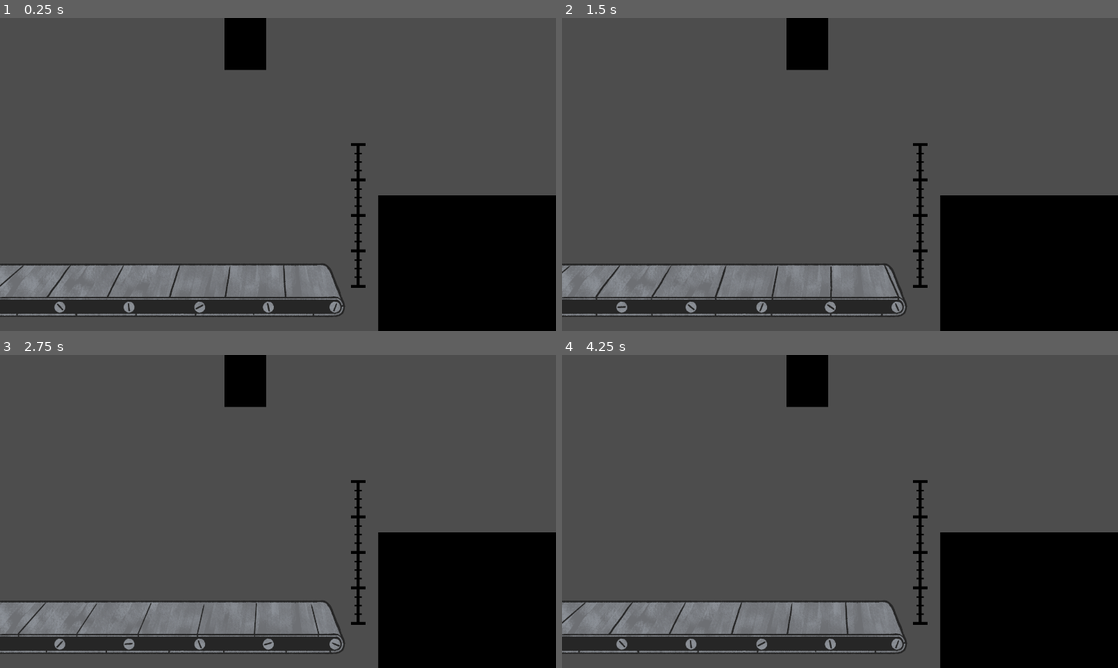
Above: before the commit, frames 1-4 (two rows, left to right).
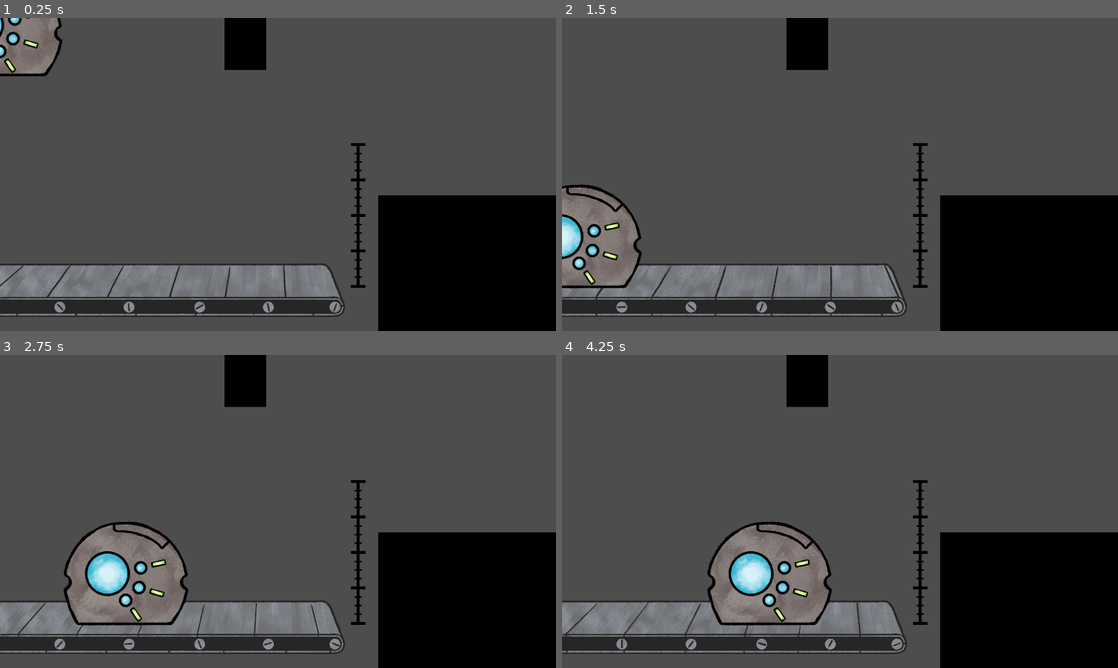
Above: after the commit, the same moments.

Repository: saadjiqbal/tip-the-scales
Game: Godot game, scene res://scenes/game.tscn
Two runs of this game, one before a commit and one after it. Both use one fixed random seed, a clock stepped at 60 frames per second and the inputs below. The project has no main scene, so this scene is started directly.
Inputs (mouse positions are in pixels of both pictures, inside the frame that each line leads up to):
- Up to frame 1 (0.25 s): no input
- Up to frame 2 (1.5 s): tap Enter (ui_accept) at 0.5, 0.77 s; move the mouse to (962, 158) at 0.52 s; press the mouse at (962, 158) at 0.53 s; right-click (962, 158) at 0.8 s; move the mouse to (728, 190) at 1.27 s; release the mouse at (728, 190) at 1.28 s; right-click (728, 190) at 1.35 s
- Up to frame 3 (2.75 s): tap Enter (ui_accept) at 1.52 s; click (166, 527) at 1.55 s; move the mouse to (333, 442) at 2.02 s; press the mouse at (333, 442) at 2.03 s; right-click (333, 442) at 2.3 s
- Up to frame 4 (4.25 s): move the mouse to (812, 574) at 2.77 s; release the mouse at (812, 574) at 2.78 s; right-click (812, 574) at 2.85 s; tap Enter (ui_accept) at 3.02, 3.77 s; click (812, 574) at 3.05 s; move the mouse to (1006, 558) at 3.52 s; press the mouse at (1006, 558) at 3.53 s; right-click (1006, 558) at 3.8 s

The runs differ from the first frame. In frame 1, 1.9% of the frame differs, in the area x 0-12%, y 0-19%; in frame 2, 3.6%; in frame 3, 5.4%; in frame 4, 5.8%, in the area x 0-62%, y 53-96%.

Commit message:
Created an object spawner

Diff:
--- /dev/null
+++ b/icon.svg
@@ -0,0 +1 @@
+<svg xmlns="http://www.w3.org/2000/svg" width="128" height="128"><rect width="124" height="124" x="2" y="2" fill="#363d52" stroke="#212532" stroke-width="4" rx="14"/><g fill="#fff" transform="translate(12.322 12.322)scale(.101)"><path d="M105 673v33q407 354 814 0v-33z"/><path fill="#478cbf" d="m105 673 152 14q12 1 15 14l4 67 132 10 8-61q2-11 15-15h162q13 4 15 15l8 61 132-10 4-67q3-13 15-14l152-14V427q30-39 56-81-35-59-83-108-43 20-82 47-40-37-88-64 7-51 8-102-59-28-123-42-26 43-46 89-49-7-98 0-20-46-46-89-64 14-123 42 1 51 8 102-48 27-88 64-39-27-82-47-48 49-83 108 26 42 56 81zm0 33v39c0 276 813 276 814 0v-39l-134 12-5 69q-2 10-14 13l-162 11q-12 0-16-11l-10-65H446l-10 65q-4 11-16 11l-162-11q-12-3-14-13l-5-69z"/><path d="M483 600c0 34 58 34 58 0v-86c0-34-58-34-58 0z"/><circle cx="725" cy="526" r="90"/><circle cx="299" cy="526" r="90"/></g><g fill="#414042" transform="translate(12.322 12.322)scale(.101)"><circle cx="307" cy="532" r="60"/><circle cx="717" cy="532" r="60"/></g></svg>
--- a/scenes/ObjectSpawner.tscn
+++ /dev/null
@@ -1,10 +0,0 @@
-[gd_scene load_steps=2 format=3 uid="uid://iqxos2m212q1"]
-
-[ext_resource type="Script" path="res://scenes/object_spawner.gd" id="1_o66ed"]
-
-[node name="ObjectSpawner" type="Node2D"]
-script = ExtResource("1_o66ed")
-
-[node name="RayCast2D" type="RayCast2D" parent="."]
-position = Vector2(800, 0)
-scale = Vector2(5, 7)
--- a/scenes/game.tscn
+++ b/scenes/game.tscn
@@ -7,7 +7,6 @@
 [ext_resource type="PackedScene" uid="uid://cmqhipa1dja3t" path="res://scenes/scanner.tscn" id="5_t77b4"]
 [ext_resource type="PackedScene" uid="uid://l5sgoluep11v" path="res://scenes/teleporter.tscn" id="7_x186n"]
 [ext_resource type="AudioStream" uid="uid://bp85jp075xji8" path="res://Audio/Music/S06_E06_GMTK_2024.mp3" id="8_8ehep"]
-[ext_resource type="PackedScene" uid="uid://iqxos2m212q1" path="res://scenes/ObjectSpawner.tscn" id="9_ckpqg"]
 
 [node name="Game" type="Node2D"]
 script = ExtResource("1_nx7mq")
@@ -32,5 +31,6 @@
 [node name="AudioStreamPlayer" type="AudioStreamPlayer" parent="."]
 stream = ExtResource("8_8ehep")
 
-[node name="ObjectSpawner" parent="." instance=ExtResource("9_ckpqg")]
-position = Vector2(234, 433)
+[node name="RayCast2D" type="RayCast2D" parent="."]
+position = Vector2(800, 0)
+scale = Vector2(5, 7)
--- a/scenes/object_spawner.gd
+++ /dev/null
@@ -1,35 +0,0 @@
-extends Node2D
-
-
-var core_0 = preload("res://scenes/objects/core_0.tscn")
-var arm_0 = preload("res://scenes/objects/arm_0.tscn")
-var antenna_0 = preload("res://scenes/objects/antenna_0.tscn")
-var thruster_0 = preload("res://scenes/objects/thruster_0.tscn")
-
-var needs_parts : bool
-
-var robot_01_level : bool = true
-
-var robot_01_parts : Array = [core_0, arm_0, arm_0, antenna_0, thruster_0]
-var part_number : int = 0
-
-# Called when the node enters the scene tree for the first time.
-func _ready() -> void:
-	needs_parts = true
-
-# Called every frame. 'delta' is the elapsed time since the previous frame.
-func _process(delta: float) -> void:
-	var get_part = robot_01_parts[part_number]
-
-	if robot_01_level == true && part_number == 0:
-		get_part.instantiate()
-		print(get_part)
-		part_number += 1
-
-
-	if $RayCast2D.is_colliding() and needs_parts:
-		get_part.instantiate()
-		part_number += 1
-
-	if part_number > robot_01_parts.size():
-		needs_parts = false
--- /dev/null
+++ b/scenes/object_spawner.tscn
@@ -0,0 +1,7 @@
+[gd_scene format=3 uid="uid://yohsb3xxbqlw"]
+
+[node name="ObjectSpawner" type="Node2D"]
+
+[node name="RayCast2D" type="RayCast2D" parent="."]
+position = Vector2(800, 0)
+scale = Vector2(5, 7)
--- a/scenes/objects/apple.gd
+++ /dev/null
@@ -1,11 +0,0 @@
-extends AnimatableBody2D
-
-
-# Called when the node enters the scene tree for the first time.
-func _ready() -> void:
-	pass # Replace with function body.
-
-
-# Called every frame. 'delta' is the elapsed time since the previous frame.
-func _process(delta: float) -> void:
-	pass
--- a/scenes/objects/core_0.tscn
+++ b/scenes/objects/core_0.tscn
@@ -4,28 +4,28 @@
 [ext_resource type="Texture2D" uid="uid://dd6jiq85g6k47" path="res://sprites/parts/core_0.png" id="2_10ayl"]
 [ext_resource type="AudioStream" uid="uid://f1tduffby4tp" path="res://Audio/SFX/SFX_Ratchet.wav" id="3_subvo"]
 
-[sub_resource type="RectangleShape2D" id="RectangleShape2D_fkdjl"]
-size = Vector2(244, 69)
+[sub_resource type="RectangleShape2D" id="RectangleShape2D_xr6rg"]
+size = Vector2(370, 355)
 
-[sub_resource type="RectangleShape2D" id="RectangleShape2D_jn520"]
-size = Vector2(243, 69)
+[sub_resource type="CapsuleShape2D" id="CapsuleShape2D_6c7cp"]
+radius = 180.925
+height = 361.85
 
 [node name="core_0" type="RigidBody2D"]
-visible = false
 script = ExtResource("1_trlnb")
 
 [node name="Sprite2D" type="Sprite2D" parent="."]
 texture = ExtResource("2_10ayl")
 
 [node name="CollisionShape2D" type="CollisionShape2D" parent="."]
-position = Vector2(0, -2)
-shape = SubResource("RectangleShape2D_fkdjl")
+position = Vector2(1, -1.5)
+shape = SubResource("RectangleShape2D_xr6rg")
 
 [node name="Area2D" type="Area2D" parent="."]
 
 [node name="CollisionShape2D" type="CollisionShape2D" parent="Area2D"]
 position = Vector2(0, -2)
-shape = SubResource("RectangleShape2D_jn520")
+shape = SubResource("CapsuleShape2D_6c7cp")
 
 [node name="AudioStreamPlayer" type="AudioStreamPlayer" parent="."]
 stream = ExtResource("3_subvo")
--- a/scripts/conveyor_belt.gd
+++ b/scripts/conveyor_belt.gd
@@ -1,27 +1,31 @@
 extends AnimatedSprite2D
 
+@onready var audio_stream_player = $AudioStreamPlayer
 @onready var belt_collision: StaticBody2D = $BeltCollision
-@onready var anim_player: AnimationPlayer = null
+@onready var object_detector = $ObjectDetector
 
-var rolling: bool = true
+var part_under_teleporter: bool = false
+
 var speed: int = 300
 
 func _physics_process(delta: float) -> void:
 	detect_object(delta)
 
 func detect_object(delta):
-	if $ObjectDetector.is_colliding():
+	if object_detector.is_colliding():
+		part_under_teleporter = true
 		self.stop()
-		rolling = false
-		if $AudioStreamPlayer.playing == true:
-			$AudioStreamPlayer.playing = false
-	else:
+
+		if audio_stream_player.playing:
+			audio_stream_player.playing = false
+
+	if !part_under_teleporter:
 		self.play("roll")
-		rolling = true
-		belt_collision.position.x += (speed * delta)
-		if $AudioStreamPlayer.playing == false:
-			$AudioStreamPlayer.playing = true
+		belt_collision.position.x += speed * delta
 
-	#Resets the belt colosion box back to its original position
+		if !audio_stream_player.playing:
+			audio_stream_player.playing = true
+
+	# Resets the belt colosion box back to its original position
 	if belt_collision.position.x >= 1193.0:
 		belt_collision.position.x = 0.0
--- a/scripts/game.gd
+++ b/scripts/game.gd
@@ -1,7 +1,38 @@
 extends Node2D
 
+# VARIABLES
+
+var core_0 = preload("res://scenes/objects/core_0.tscn")
+var arm_0 = preload("res://scenes/objects/arm_0.tscn")
+var antenna_0 = preload("res://scenes/objects/antenna_0.tscn")
+var thruster_0 = preload("res://scenes/objects/thruster_0.tscn")
+
+var robot_01_parts = [core_0, arm_0, arm_0, antenna_0, thruster_0]
+
+var needs_parts : bool
+var robot_01_level : bool = true
+
+var part_number : int = 0
+
+# Called when the node enters the scene tree for the first time.
 func _ready() -> void:
 	$AudioStreamPlayer.play()
+	needs_parts = true
 
-func _physics_process(delta) -> void:
-	pass
+# Called every frame. 'delta' is the elapsed time since the previous frame.
+func _process(_delta) -> void:
+	spawn_part()
+	check_part_number()
+
+func spawn_part() -> void:
+	if robot_01_level and part_number == 0:
+		add_child(robot_01_parts[part_number].instantiate())
+
+	if $RayCast2D.is_colliding() and needs_parts:
+		add_child(robot_01_parts[part_number].instantiate())
+
+	part_number += 1
+
+func check_part_number() -> void:
+	if part_number >= robot_01_parts.size():
+		needs_parts = false
--- a/scripts/object_resize.gd
+++ b/scripts/object_resize.gd
@@ -1,15 +1,18 @@
 extends RigidBody2D
+
+# VARIABLES
 
 var scale_object_up : bool = false
 var scale_object_down : bool = false
 var mouse_in_object : bool = false
 
+var physics_collision_shape : CollisionShape2D
+var collision_shape2d : CollisionShape2D
+
+var sprite_2d : Sprite2D
+
 var current_mouse_pos : Vector2
 var new_mouse_pos : Vector2
-
-var collision_shape2d : CollisionShape2D
-var sprite_2d : Sprite2D
-var physics_collision_shape : CollisionShape2D
 
 func _ready() -> void:
 	pass
@@ -17,26 +20,28 @@
 func _physics_process(delta) -> void:
 	scale_object(delta)
 
-func scale_object(delta):
-	#Left click to scale up, right click to scale down
+func scale_object(delta) -> void:
+	# Left click to scale up, right click to scale down
 
 	# This will break if we give these nodes a different name
 	collision_shape2d = get_node("Area2D/CollisionShape2D")
 	sprite_2d = get_node("Sprite2D")
 	physics_collision_shape = get_node("CollisionShape2D")
 
-	#Left click to scale up the object
+	# Left click to scale up the object
 	if Input.is_action_pressed("LeftClick") && mouse_in_object:
 		if sprite_2d.scale.x <= 1.5:
 			scale_object_up = true
 		else:
 			scale_object_up = false
-		if $AudioStreamPlayer.playing == false:
+
+		if !$AudioStreamPlayer.playing:
 			$AudioStreamPlayer.playing = true
 
 	if Input.is_action_just_released("LeftClick"):
 		scale_object_up = false
-		if $AudioStreamPlayer.playing == true:
+
+		if $AudioStreamPlayer.playing:
 			$AudioStreamPlayer.playing = false
 
 	if scale_object_up:
@@ -49,18 +54,20 @@
 		physics_collision_shape.scale.x += physics_collision_shape.scale.x * delta
 		physics_collision_shape.scale.y += physics_collision_shape.scale.y * delta
 
-	#Right click to scale the object down
+	# Right click to scale the object down
 	if Input.is_action_pressed("RightClick") && mouse_in_object:
 		if sprite_2d.scale.x >= 0.2:
 			scale_object_down = true
 		else:
 			scale_object_down = false
-		if $AudioStreamPlayer.playing == false:
+
+		if !$AudioStreamPlayer.playing:
 			$AudioStreamPlayer.playing = true
 
 	if Input.is_action_just_released("RightClick"):
 		scale_object_down = false
-		if $AudioStreamPlayer.playing == true:
+
+		if $AudioStreamPlayer.playing:
 			$AudioStreamPlayer.playing = false
 
 	if scale_object_down:
@@ -76,8 +83,6 @@
 func _on_area_2d_mouse_entered():
 	current_mouse_pos = get_viewport().get_mouse_position()
 	mouse_in_object = true
-	pass
 
 func _on_area_2d_mouse_exited():
 	mouse_in_object = false
-	pass
Not shown, added: icon.svg.import
Not shown: 1 places in scenes/game.tscn that only renumber resources
